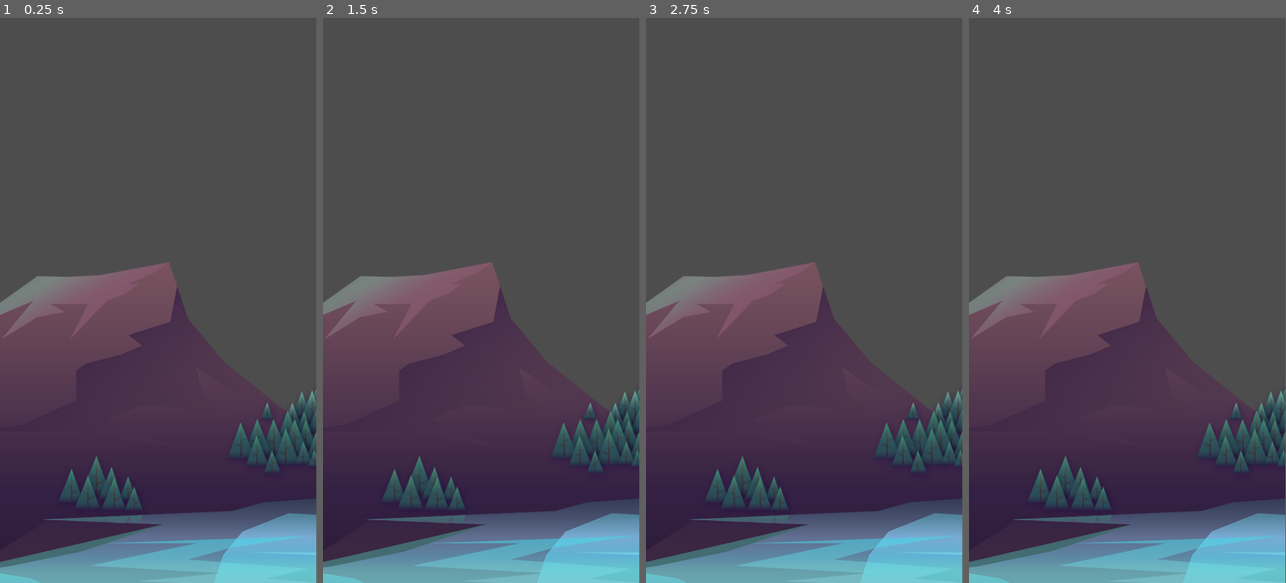
Above: before the commit, frames 1-4 (left to right).
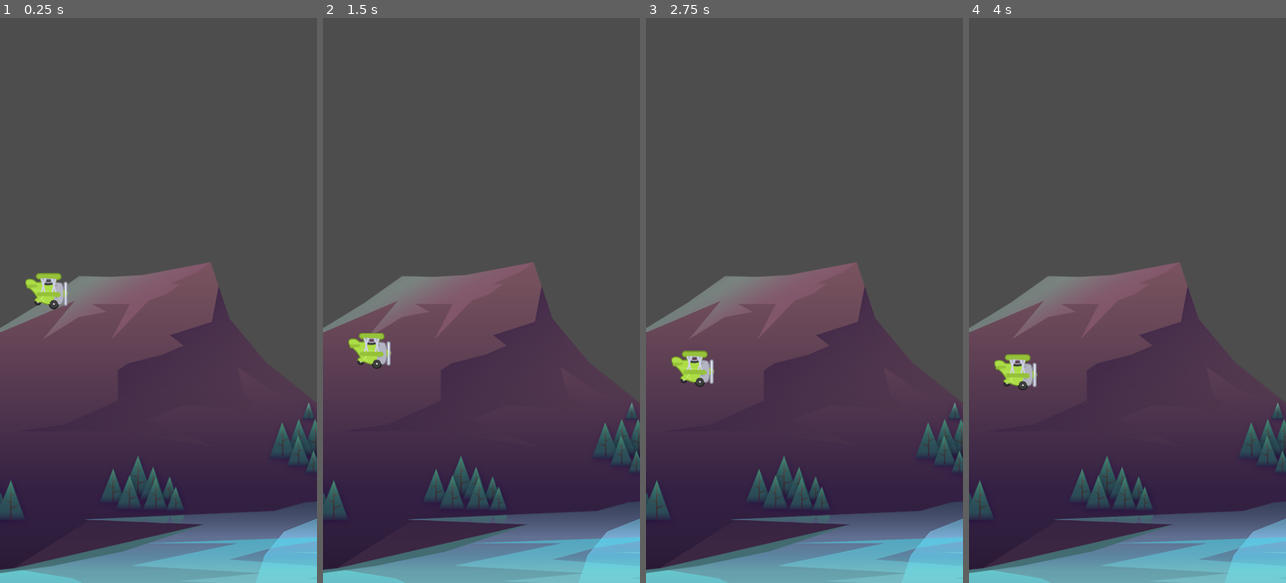
Above: after the commit, the same moments.

Repository: justknick/FlappyPlane
Game: Godot game, scene res://scenes/game/game.tscn
The game is run twice, just before and just after one commit, with the same random seed, the same clock (stepped at 60 frames per second) and the same inputs.
Inputs:
- Up to frame 1 (0.25 s): no input
- Up to frame 2 (1.5 s): tap Space (fly, bound only after the commit) at 0.6, 1.35 s
- Up to frame 3 (2.75 s): tap Space (fly, bound only after the commit) at 2.1 s
- Up to frame 4 (4 s): tap Space (fly, bound only after the commit) at 2.85, 3.6 s
The window is 449x800 before the commit and 450x800 after it. Grey fills any space a smaller window leaves; there, only what the larger window draws over its background counts as a difference.

The runs differ from the first frame. In frame 1, 12% of the frame differs, in the area x 0-100%, y 43-100%; in frame 2, 13%; in frame 3, 13%; in frame 4, 13%.

Commit message:
created Plane scene, updated project settings

Diff:
--- /dev/null
+++ b/assets/plane/plane_frames.tres
@@ -0,0 +1,32 @@
+[gd_resource type="SpriteFrames" load_steps=5 format=3 uid="uid://bxlny5p2fvly7"]
+
+[ext_resource type="Texture2D" uid="uid://dsh3m1xpdknhn" path="res://assets/plane/planes_sheet.png" id="1_3v4wr"]
+
+[sub_resource type="AtlasTexture" id="AtlasTexture_uifhk"]
+atlas = ExtResource("1_3v4wr")
+region = Rect2(0, 0, 88, 73)
+
+[sub_resource type="AtlasTexture" id="AtlasTexture_2m0td"]
+atlas = ExtResource("1_3v4wr")
+region = Rect2(88, 0, 88, 73)
+
+[sub_resource type="AtlasTexture" id="AtlasTexture_k48en"]
+atlas = ExtResource("1_3v4wr")
+region = Rect2(176, 0, 88, 73)
+
+[resource]
+animations = [{
+"frames": [{
+"duration": 1.0,
+"texture": SubResource("AtlasTexture_uifhk")
+}, {
+"duration": 1.0,
+"texture": SubResource("AtlasTexture_2m0td")
+}, {
+"duration": 1.0,
+"texture": SubResource("AtlasTexture_k48en")
+}],
+"loop": true,
+"name": &"fly",
+"speed": 60.0
+}]
--- a/project.godot
+++ b/project.godot
@@ -19,11 +19,21 @@
 
 window/size/viewport_width=480
 window/size/viewport_height=854
+window/stretch/mode="canvas_items"
 
 [global]
 
 WindowMode.debug=false
 
+[input]
+
+fly={
+"deadzone": 0.5,
+"events": [Object(InputEventKey,"resource_local_to_scene":false,"resource_name":"","device":-1,"window_id":0,"alt_pressed":false,"shift_pressed":false,"ctrl_pressed":false,"meta_pressed":false,"pressed":false,"keycode":0,"physical_keycode":32,"key_label":0,"unicode":32,"location":0,"echo":false,"script":null)
+, Object(InputEventMouseButton,"resource_local_to_scene":false,"resource_name":"","device":-1,"window_id":0,"alt_pressed":false,"shift_pressed":false,"ctrl_pressed":false,"meta_pressed":false,"button_mask":0,"position":Vector2(0, 0),"global_position":Vector2(0, 0),"factor":1.0,"button_index":1,"canceled":false,"pressed":false,"double_click":false,"script":null)
+]
+}
+
 [rendering]
 
 renderer/rendering_method="mobile"
--- a/scenes/game/game.tscn
+++ b/scenes/game/game.tscn
@@ -1,9 +1,13 @@
-[gd_scene load_steps=2 format=3 uid="uid://qauiuo45nbdc"]
+[gd_scene load_steps=3 format=3 uid="uid://qauiuo45nbdc"]
 
 [ext_resource type="Texture2D" uid="uid://c7dvjhccyx7ky" path="res://assets/background/rocks_2.png" id="1_mvhpg"]
+[ext_resource type="PackedScene" uid="uid://bdw12xg7ck05n" path="res://scenes/plane/plane.tscn" id="2_hryod"]
 
 [node name="Game" type="Node2D"]
 
 [node name="Sprite2D" type="Sprite2D" parent="."]
-position = Vector2(278, 397)
+position = Vector2(340, 397)
 texture = ExtResource("1_mvhpg")
+
+[node name="Plane" parent="." instance=ExtResource("2_hryod")]
+position = Vector2(70, 393)
--- /dev/null
+++ b/scenes/plane/plane.gd
@@ -0,0 +1,18 @@
+extends CharacterBody2D
+
+const GRAVITY: float = 600.0
+const POWER: float = -200.0
+
+
+func _physics_process(delta: float) -> void:
+	# set gravity effect
+	velocity.y += GRAVITY * delta
+	# get player input
+	fly()
+
+	move_and_slide()
+
+
+func fly() -> void:
+	if Input.is_action_just_pressed("fly") == true:
+		velocity.y = POWER
--- /dev/null
+++ b/scenes/plane/plane.tscn
@@ -0,0 +1,22 @@
+[gd_scene load_steps=4 format=3 uid="uid://bdw12xg7ck05n"]
+
+[ext_resource type="SpriteFrames" uid="uid://bxlny5p2fvly7" path="res://assets/plane/plane_frames.tres" id="1_qoinm"]
+[ext_resource type="Script" path="res://scenes/plane/plane.gd" id="1_r8bex"]
+
+[sub_resource type="CircleShape2D" id="CircleShape2D_w385j"]
+radius = 20.0
+
+[node name="Plane" type="CharacterBody2D"]
+script = ExtResource("1_r8bex")
+
+[node name="AnimatedSprite2D" type="AnimatedSprite2D" parent="."]
+scale = Vector2(0.75, 0.75)
+sprite_frames = ExtResource("1_qoinm")
+animation = &"fly"
+autoplay = "fly"
+frame_progress = 0.92302
+
+[node name="CollisionShape2D" type="CollisionShape2D" parent="."]
+shape = SubResource("CircleShape2D_w385j")
+
+[node name="AnimationPlayer" type="AnimationPlayer" parent="."]
Not shown, added: icon.svg.import
Not shown, changed: .gitignore
